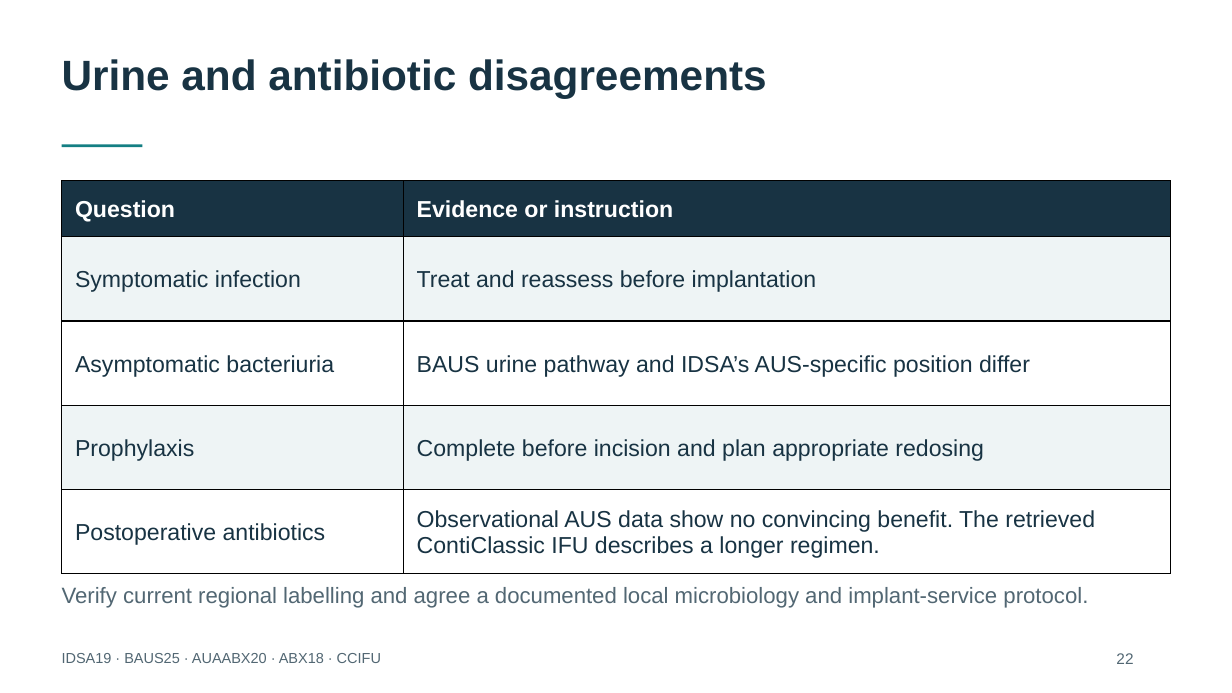
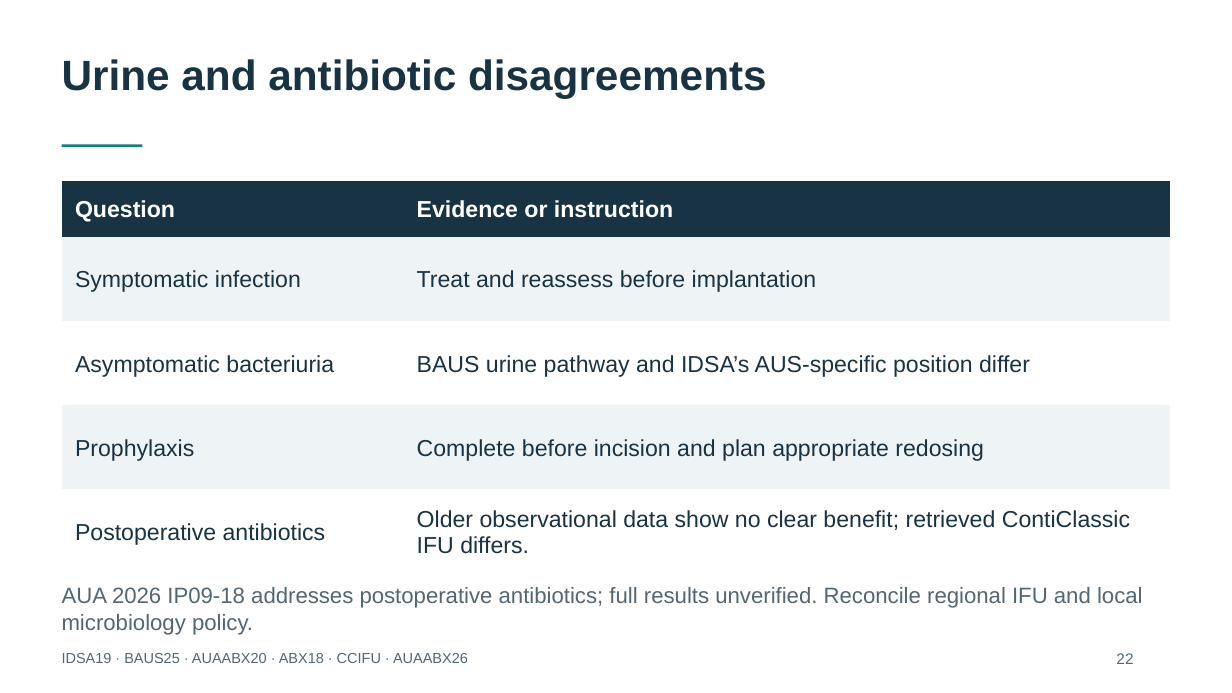
Before and after one commit to nityjr-ctrl/aus-presentation, a slide deck: slide 23 of presentation/AUS-teaching-deck.pptx. Drawn at 1232x693 pixels with LibreOffice and Linux fonts; fonts in the diff are those of the drawing. Boxes give left, top, right and bottom in pixels: in the first picture for what was removed or moved away, otherwise in the second. Text is boxed around its words. In the diff, an @@ line names an element or a change of style, - is before the commit and + after.

```diff
--- a/presentation/AUS-teaching-deck.pptx
+++ b/presentation/AUS-teaching-deck.pptx
@@ table at bbox=[62, 181, 1171, 558] @@
-row 5, column 2: Observational AUS data show no convincing benefit. The retrieved ContiClassic IFU describes a longer regimen.
+row 5, column 2: Older observational data show no clear benefit; retrieved ContiClassic IFU differs.
@@ text at bbox=[62, 587, 1143, 635]: text changed @@
-Verify current regional labelling and agree a documented local microbiology and implant-service protocol.
+AUA 2026 IP09-18 addresses postoperative antibiotics; full results unverified. Reconcile regional IFU and local microbiology policy.
@@ text at bbox=[62, 653, 468, 663]: text changed @@
-IDSA19 · BAUS25 · AUAABX20 · ABX18 · CCIFU
+IDSA19 · BAUS25 · AUAABX20 · ABX18 · CCIFU · AUAABX26
```
Also in this commit, not shown: 27 other slides changed, 3 slides added, 12 other files.
